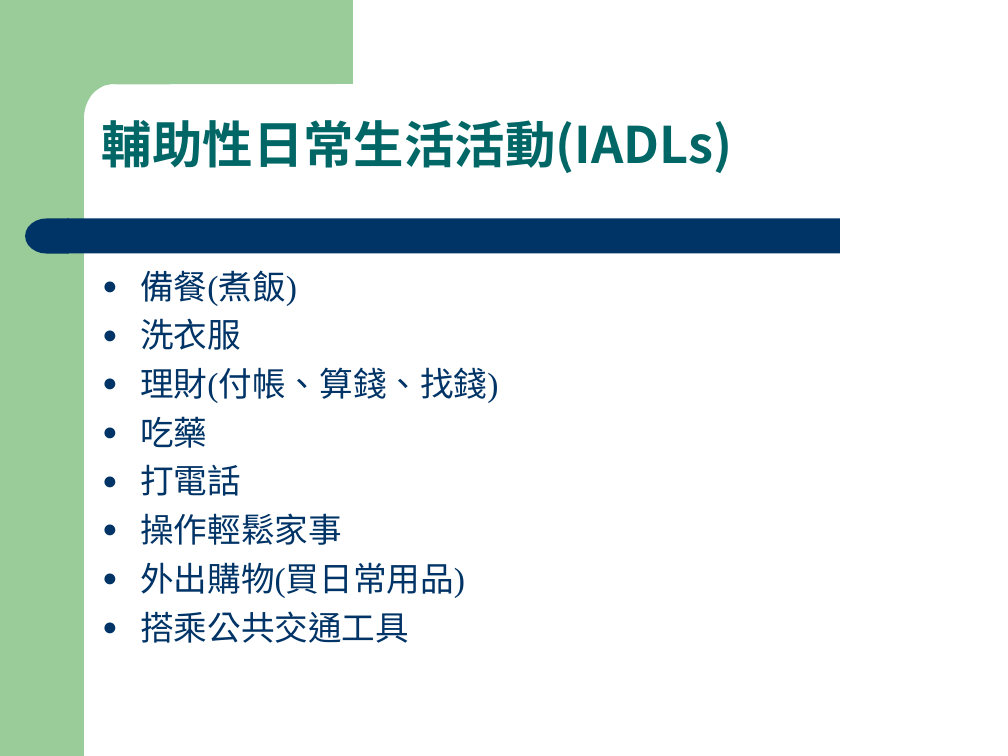
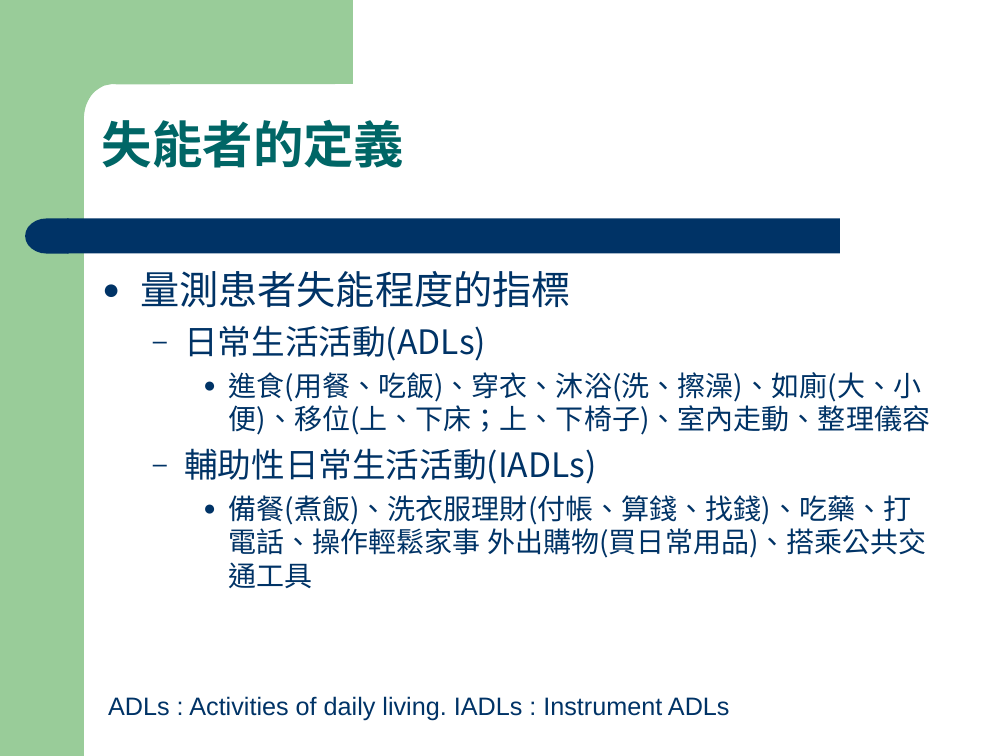
Before and after one commit to fhopecc/fhopecc, a slide deck: slide 10 of public/tutor/home_care.ppt (slide 12 before the commit). Drawn at 1008x756 pixels with LibreOffice and Linux fonts; fonts in the diff are those of the drawing. Boxes give left, top, right and bottom in pixels: in the first picture for what was removed or moved away, otherwise in the second. Text is boxed around its words. In the diff, an @@ line names an element or a change of style, - is before the commit and + after.

```diff
--- a/public/tutor/home_care.ppt
+++ b/public/tutor/home_care.ppt
@@ text at box(102, 119, 404, 168): text changed @@
-輔助性日常生活活動(IADLs)
+失能者的定義
@@ text at box(140, 271, 930, 588): text changed; size 24 to 20 pt; font Times New Roman to Noto Sans CJK SC @@
-● 備餐(煮飯)
-● 洗衣服
-● 理財(付帳、算錢、找錢)
-● 吃藥
-● 打電話
-● 操作輕鬆家事
-● 外出購物(買日常用品)
-● 搭乘公共交通工具
+● 量測患者失能程度的指標
+  – 日常生活活動(ADLs)
+    ● 進食(用餐、吃飯)、穿衣、沐浴(洗、擦澡)、如廁(大、小便)、移位(上、下床；上、下椅子)、室內走動、整理儀容
+  – 輔助性日常生活活動(IADLs)
+    ● 備餐(煮飯)、洗衣服理財(付帳、算錢、找錢)、吃藥、打電話、操作輕鬆家事 外出購物(買日常用品)、搭乘公共交通工具
@@ text added at box(108, 696, 730, 721), 18 pt, text #003366 @@
+ADLs : Activities of daily living. IADLs : Instrument ADLs
```
Also in this commit, not shown: 2 other slides changed, 4 slides removed, 7 other files.
